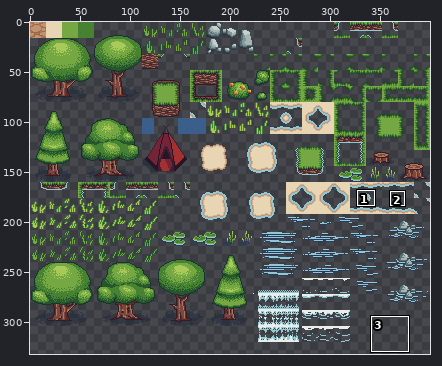
File history of a sprite sheet, assets/maps/forest.png. Above: a wide view before the commit, with the close-up outlined.
Close-up. Old version:
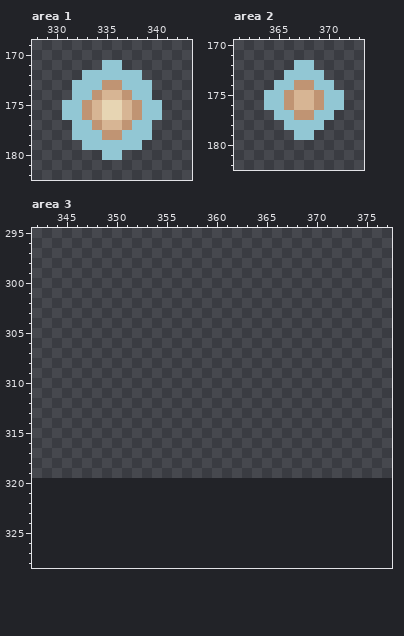
The file is 400x320 pixels. Pixels under 10% opacity are left out. Colours within 5 levels of each other are drawn and written as one. Shown: area 1: x 328..343, y 169..182; area 2: x 361..373, y 170..182; area 3: x 342..377, y 295..328. The old version is drawn lined up with the new one, on the new canvas. The wide view leaves out empty margins. The commit also changed other parts of the picture, which this record leaves out.
The same view after the edit:
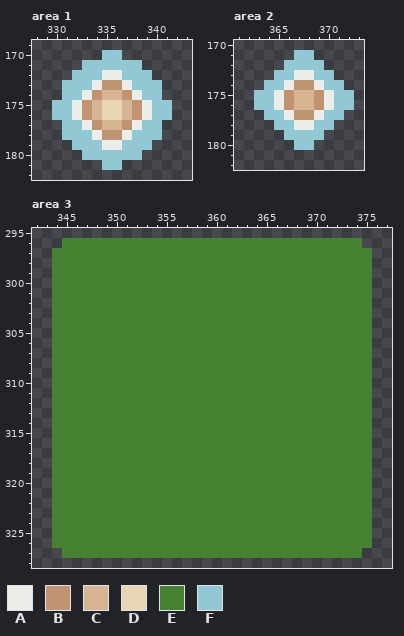
Palette (. is transparent): A #ebede9  B #c09473  C #d7b594  D #e7d5b3  E #468232  F #92c7d4
Difference:
canvas 400x320 -> 400x336
Changed rows in their new state; - is an unchanged pixel.
Area 1:
first column x 330:
170 -----FF-----
171 ---FF--FF---
172 --F--AA--F--
173 -F--A--A--F-
174 -F-A----A-F-
175 F-A------A-F
176 F-A------A-F
177 -F-A----A-F-
178 -F--A--A--F-
179 --F--AA--F--
180 ---FF--FF---
181 -----FF-----
Area 2:
first column x 363:
171 ----FF----
172 ---F--F---
173 --F-AA-F--
174 -F-A--A-F-
175 F-A----A-F
176 F-A----A-F
177 -F-A--A-F-
178 --F-AA-F--
179 ---F--F---
180 ----FF----
Area 3:
first column x 344:
296 -EEEEEEEEEEEEEEEEEEEEEEEEEEEEEE-
297 EEEEEEEEEEEEEEEEEEEEEEEEEEEEEEEE
298 EEEEEEEEEEEEEEEEEEEEEEEEEEEEEEEE
299 EEEEEEEEEEEEEEEEEEEEEEEEEEEEEEEE
300 EEEEEEEEEEEEEEEEEEEEEEEEEEEEEEEE
301 EEEEEEEEEEEEEEEEEEEEEEEEEEEEEEEE
302 EEEEEEEEEEEEEEEEEEEEEEEEEEEEEEEE
303 EEEEEEEEEEEEEEEEEEEEEEEEEEEEEEEE
304 EEEEEEEEEEEEEEEEEEEEEEEEEEEEEEEE
305 EEEEEEEEEEEEEEEEEEEEEEEEEEEEEEEE
306 EEEEEEEEEEEEEEEEEEEEEEEEEEEEEEEE
307 EEEEEEEEEEEEEEEEEEEEEEEEEEEEEEEE
308 EEEEEEEEEEEEEEEEEEEEEEEEEEEEEEEE
309 EEEEEEEEEEEEEEEEEEEEEEEEEEEEEEEE
310 EEEEEEEEEEEEEEEEEEEEEEEEEEEEEEEE
311 EEEEEEEEEEEEEEEEEEEEEEEEEEEEEEEE
312 EEEEEEEEEEEEEEEEEEEEEEEEEEEEEEEE
313 EEEEEEEEEEEEEEEEEEEEEEEEEEEEEEEE
314 EEEEEEEEEEEEEEEEEEEEEEEEEEEEEEEE
315 EEEEEEEEEEEEEEEEEEEEEEEEEEEEEEEE
316 EEEEEEEEEEEEEEEEEEEEEEEEEEEEEEEE
317 EEEEEEEEEEEEEEEEEEEEEEEEEEEEEEEE
318 EEEEEEEEEEEEEEEEEEEEEEEEEEEEEEEE
319 EEEEEEEEEEEEEEEEEEEEEEEEEEEEEEEE
320 EEEEEEEEEEEEEEEEEEEEEEEEEEEEEEEE
321 EEEEEEEEEEEEEEEEEEEEEEEEEEEEEEEE
322 EEEEEEEEEEEEEEEEEEEEEEEEEEEEEEEE
323 EEEEEEEEEEEEEEEEEEEEEEEEEEEEEEEE
324 EEEEEEEEEEEEEEEEEEEEEEEEEEEEEEEE
325 EEEEEEEEEEEEEEEEEEEEEEEEEEEEEEEE
326 EEEEEEEEEEEEEEEEEEEEEEEEEEEEEEEE
327 -EEEEEEEEEEEEEEEEEEEEEEEEEEEEEE-
Pixel boxes of the changes (left, top, right, bottom) in both close-ups:
changed: (52, 50, 172, 170)
changed: (254, 50, 354, 150)
added: (52, 238, 372, 558)
